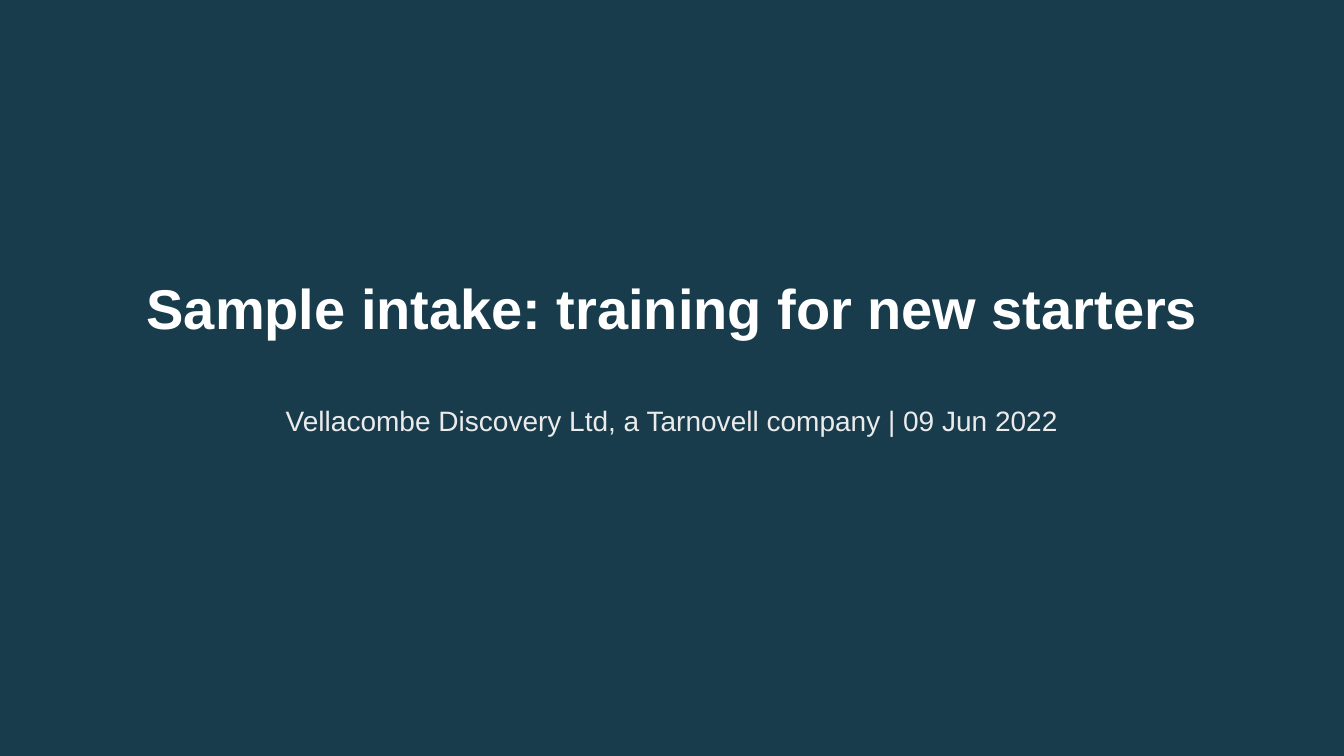
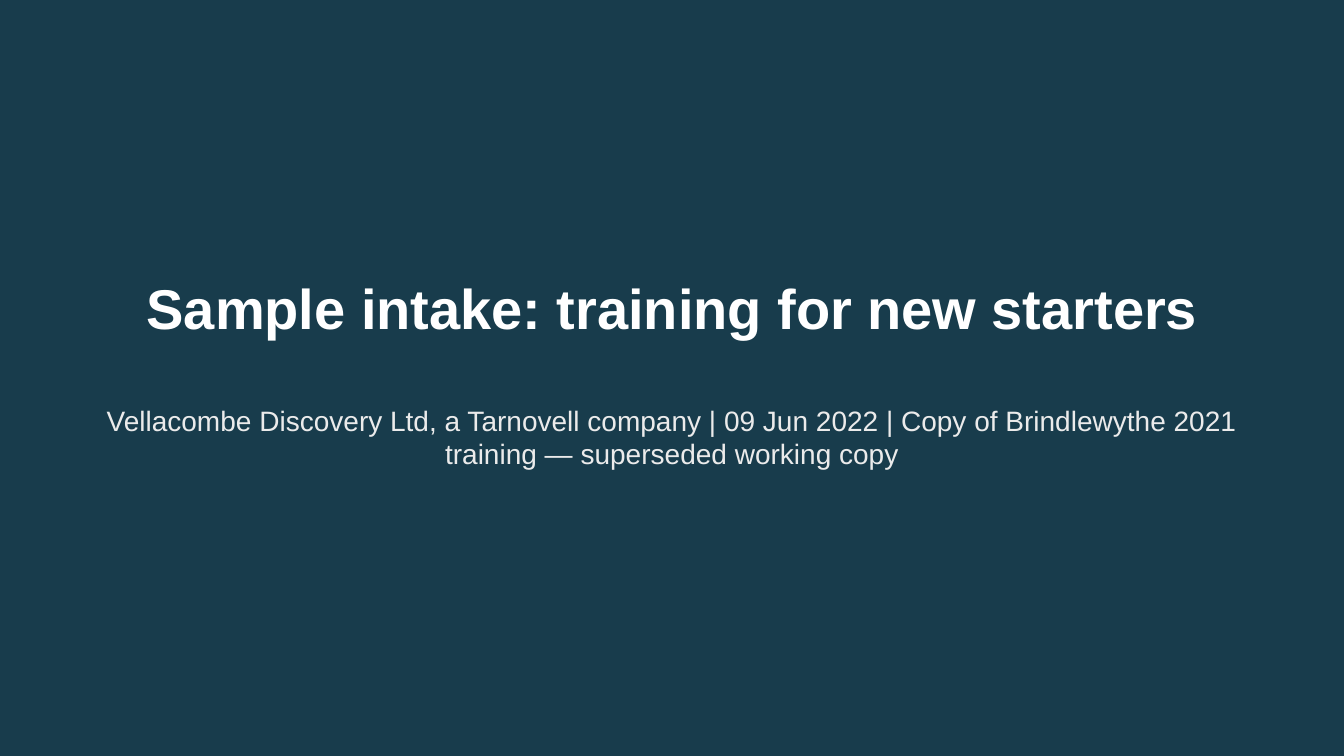
Before and after one commit to 60xAI/portco-mock-dataset, a slide deck: slide 1 of output/archive/Archive/Users/omerriman_old_laptop/Integration/2022/Copy of Brindlewythe_intake_09Jun22.pptx. Drawn at 1344x756 pixels with LibreOffice and Linux fonts; fonts in the diff are those of the drawing. Boxes give left, top, right and bottom in pixels: in the first picture for what was removed or moved away, otherwise in the second. Text is boxed around its words. In the diff, an @@ line names an element or a change of style, - is before the commit and + after.

```diff
--- a/output/archive/Archive/Users/omerriman_old_laptop/Integration/2022/Copy of Brindlewythe_intake_09Jun22.pptx
+++ b/output/archive/Archive/Users/omerriman_old_laptop/Integration/2022/Copy of Brindlewythe_intake_09Jun22.pptx
@@ subtitle at (x1=107, y1=410, x2=1236, y2=469): text changed @@
-Vellacombe Discovery Ltd, a Tarnovell company | 09 Jun 2022
+Vellacombe Discovery Ltd, a Tarnovell company | 09 Jun 2022 | Copy of Brindlewythe 2021 training — superseded working copy
```
Also in this commit, not shown: 3 other slides changed, 1 other file.
